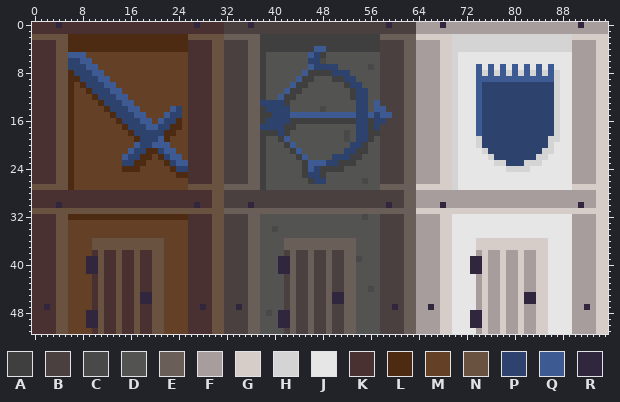
Edited in one commit: sprite sheet (kingslayer/resources/images/barracks_blue.png). Above, as it was before the edit.
The file is 96x52 pixels.
Palette (. is transparent): A #3f3f3f  B #4a4040  C #494949  D #535352  E #6a5f58  F #a89d9d  G #d6cdc8  H #d4d4d4  J #e6e6e6  K #4a3131  L #4d2b13  M #644027  N #6a5241  P #2d436e  Q #3d5a92  R #30263e
The result:
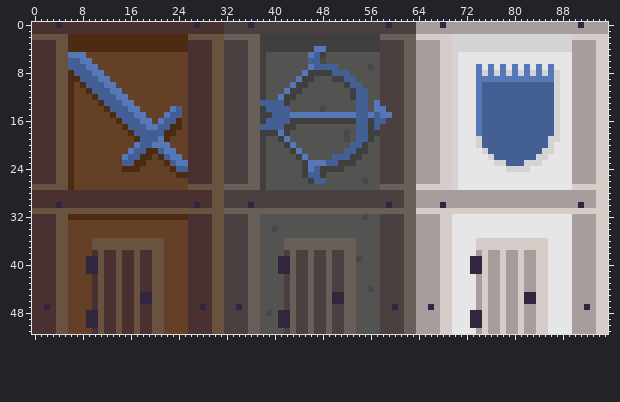
Message: Edits to blue buildings and arrow
Change:
colour P: #2d436e -> #445f94
colour Q: #3d5a92 -> #5677b8
Changed rows in their new state; - is a pixel that keeps its letter.
first column x 41:
18 Q
